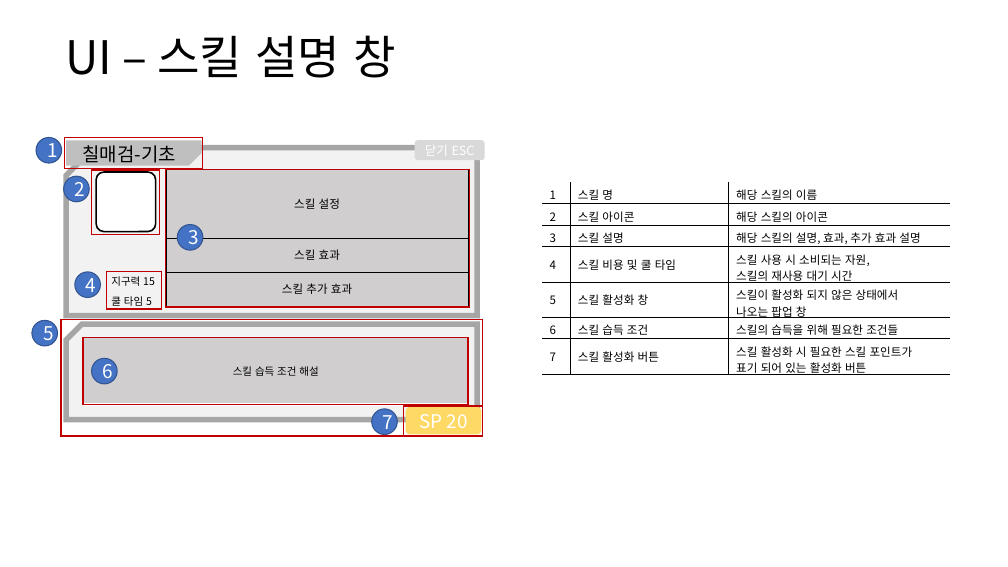
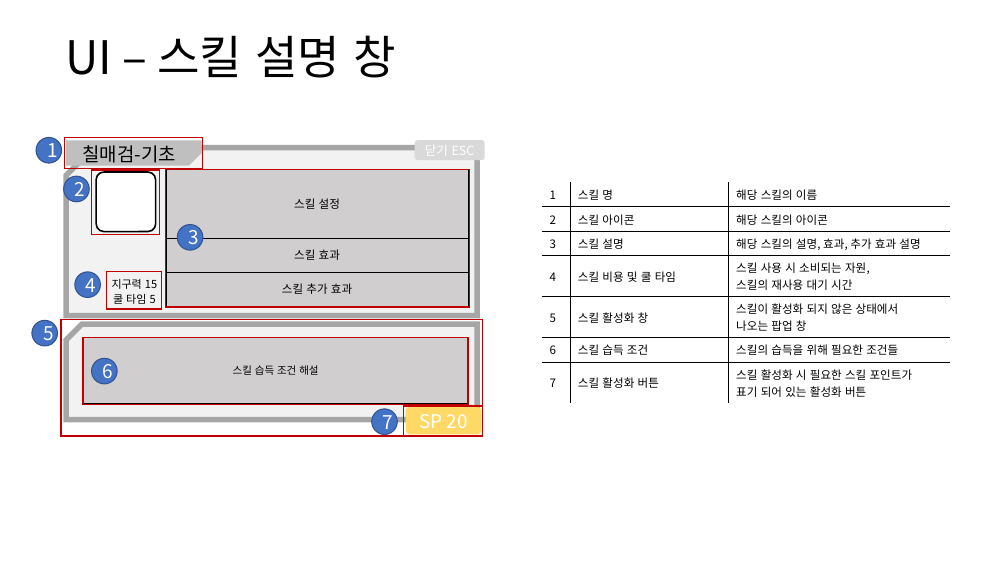
Before and after one commit to yjk0401/unityenginebasic_9th, a slide deck: slide 10 of 기획/방랑엽사전/스킬 시스템 기획서.pptx. Drawn at 1008x567 pixels with LibreOffice and Linux fonts; fonts in the diff are those of the drawing. Boxes give left, top, right and bottom in pixels: in the first picture for what was removed or moved away, otherwise in the second. Text is boxed around its words. In the diff, an @@ line names an element or a change of style, - is before the commit and + after.

```diff
--- a/기획/방랑엽사전/스킬 시스템 기획서.pptx
+++ b/기획/방랑엽사전/스킬 시스템 기획서.pptx
@@ table at box(542, 182, 951, 401) @@
@@ borders changed @@
@@ table removed at box(104, 269, 169, 310), 2 rows, 1 columns @@
-지구력 15
-쿨 타임 5
@@ text added at box(112, 279, 157, 289), 10.5 pt, text #000000 @@
+지구력 15
@@ text added at box(113, 294, 156, 304), 10.5 pt, text #000000 @@
+쿨 타임 5
@@ table removed at box(83, 338, 468, 405), 1 rows, 1 columns @@
-스킬 습득 조건 해설
@@ rectangle added at box(83, 337, 468, 403), fill #D0CECE, outline #000000 1 pt, 10 pt, text #000000 @@
+스킬 습득 조건 해설
```
Also in this commit, not shown: 2 other files.
